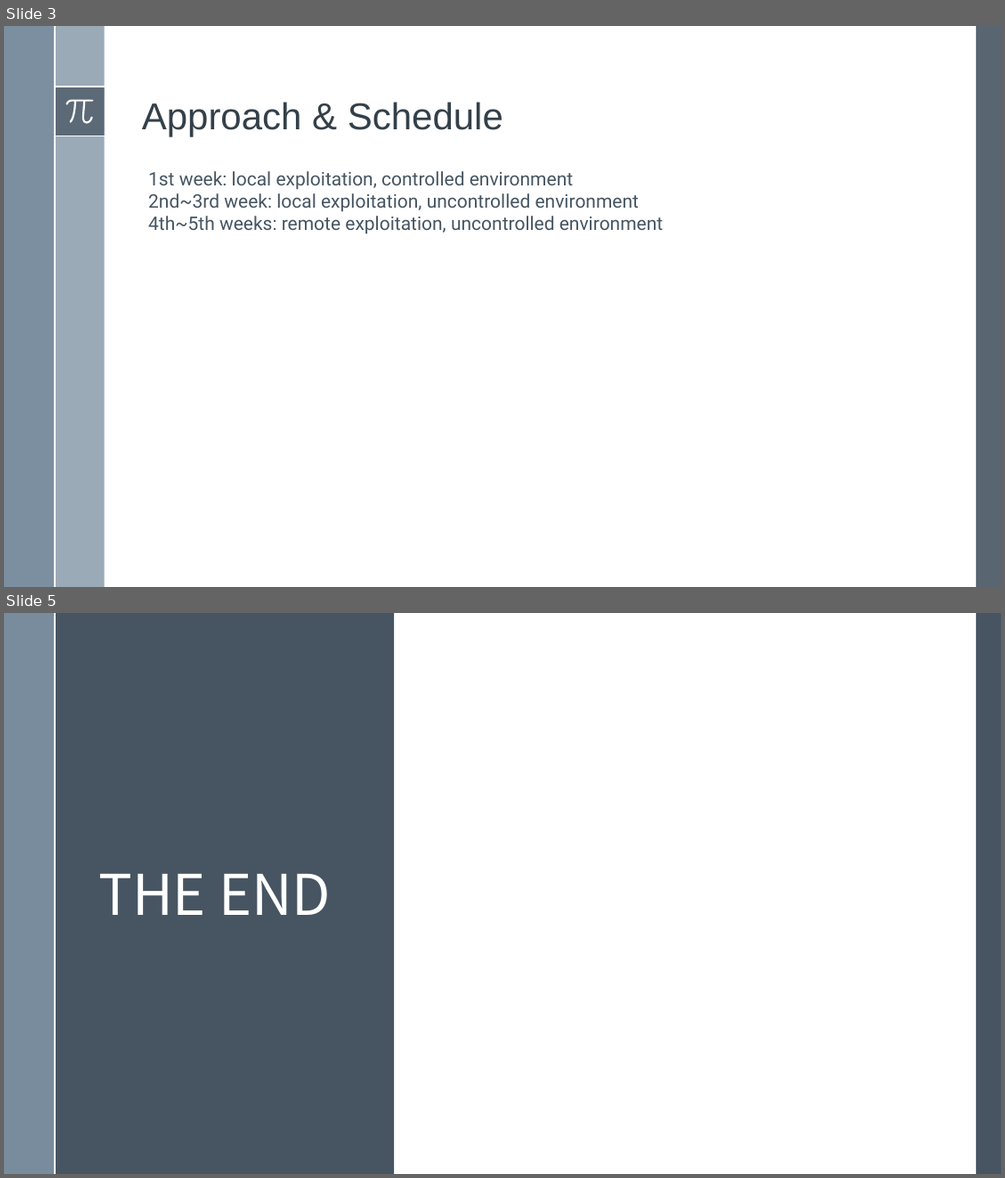
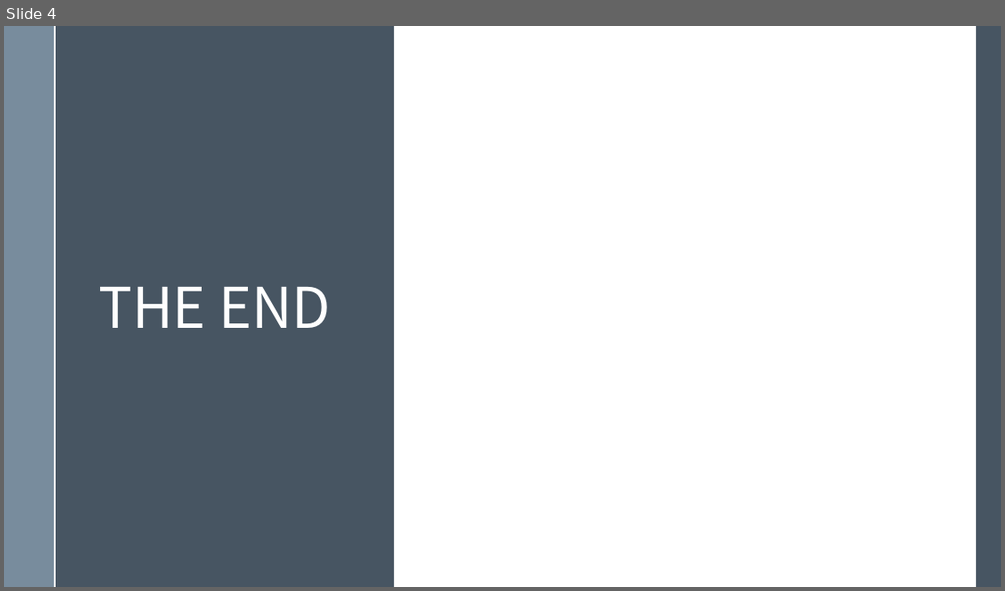
Before and after one commit to Luna1996/WUSTL, a slide deck: 571/CSE571S Final Project.pptx. Shown one above the other, each under a label of ours: slides 3 and 5 before the commit, slide 4 after it; the slides between them are not shown. The pictures are 1005x1178 and 1005x591 pixels, drawn with LibreOffice and Linux fonts; fonts in the diff are those of the drawing. Boxes give left, top, right and bottom in pixels: in the first picture for what was removed or moved away, otherwise in the second. Text is boxed around its words. In the diff, an @@ line names an element or a change of style, - is before the commit and + after.

```diff
--- a/571/CSE571S Final Project.pptx
+++ b/571/CSE571S Final Project.pptx
@@ slide 3 removed at box(4, 26, 1001, 587), background #FFFFFF @@
@@ rectangle removed at box(4, 26, 54, 587) @@
@@ rectangle removed at box(54, 26, 105, 587) @@
@@ line removed from (54, 26) to (54, 587) @@
@@ rectangle removed at box(976, 26, 1001, 587) @@
@@ rectangle removed at box(54, 87, 105, 136) @@
@@ line removed from (54, 87) to (105, 87) @@
@@ freeform shape removed at box(66, 99, 94, 123) @@
@@ title removed at box(142, 102, 503, 137) @@
-Approach & Schedule
@@ line removed from (54, 136) to (105, 136) @@
@@ text removed at box(148, 171, 663, 234) @@
-1st week: local exploitation, controlled environment
-2nd~3rd week: local exploitation, uncontrolled environment
-4th~5th weeks: remote exploitation, uncontrolled environment
@@ what was slide 5 is now slide 4 @@
```
Also in this commit, not shown: 1 slide changed, 2 slides added, 2 other slides removed, 7 other files.
